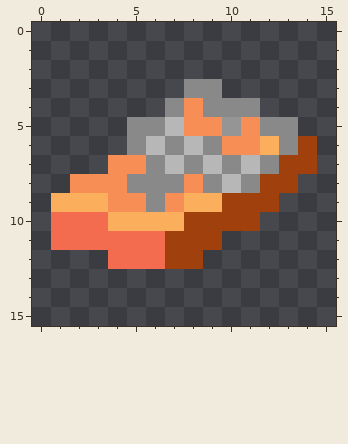
Two versions of one pixel-art sprite, sprites/game/pwrup/pickup/pwrup_trap_1.png. Above: the version before the commit.
The file is 16x16 pixels.
After the commit:
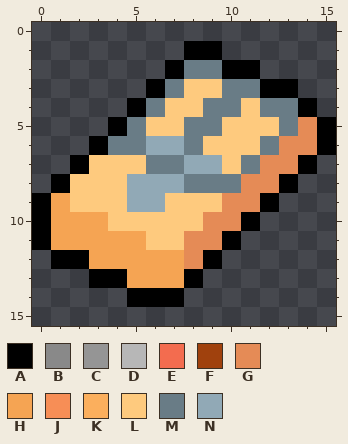
Palette (. is transparent): A #000000  B #898989  C #959595  D #b7b7b7  E #f36c4f  F #a0410d  G #e58b56  H #f5a453  J #f78e56  K #fbaf5d  L #feca7e  M #697c86  N #91a9b6
Difference:
Changed rows in their new state; - is an unchanged pixel.
first column x 0:
 1 --------AA------
 2 -------AMMAA----
 3 ------AMLLMMAA--
 4 -----AMLLMMLMMA-
 5 ----AMLLMMLLLMGA
 6 ---AMMNNMLLLMGGA
 7 --ALLLMMNNLMGGA-
 8 -ALLLNNNMMMGGA--
 9 AHLLLNNLLLGGA---
10 AHHHLLLLLGGA----
11 AHHHHHLLGGA-----
12 -AAHHHHHGA------
13 ---AAHHHA-------
14 -----AAA--------
